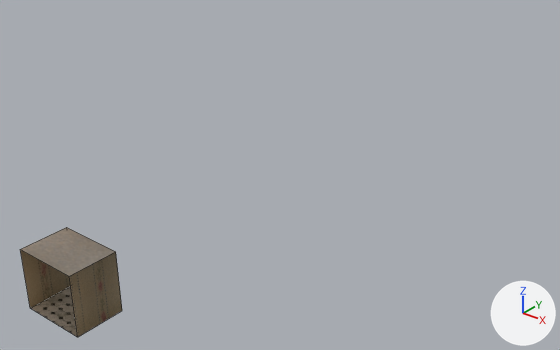
Renders of the Blender file Models/Blends/HallwaySegment.blend from each side of a commit.
One viewpoint serves both versions: a 50 mm camera at (41.5, -27.2, 33.5) aimed at (-4.8, 30.7, -2.4). Arrows for +X, +Y and +Z are at lower right; the lights stay in place. Mesh edges are drawn as thin lines.

Names of what the first picture shows: 'Hallway'.
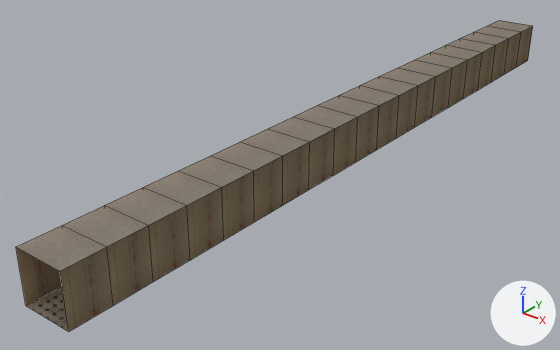
The change in detail:
me_cube_001 has 8 vertices, 4 faces and spans x -2.0..3.5, y -2.0..2.0, z 0.0..5.0.
me_cube_001 is used by ob_hallway; location (0.0, 0.0, 0.0).
me_cube_001 part 1: the whole mesh is scaled about its middle by (0.909, 1, 1), then moved by (-0.75, 0.0, 0.0).
Object 'Hallway' (ob_hallway) gains a ARRAY modifier named 'Array'.
Modifier setting: count = 20.
Modifier setting: constant_offset_displace = (0.0, 0.0, 0.0).
Modifier setting: relative_offset_displace = (0.0, 1.0, 0.0).

What differs and where, as boxes [x1, y1, x2, y2] in the pictures (560 x 350 px):
'Hallway', mesh rescaled, modifiers changed (403% wider, 182% taller)
    before: [20, 227, 122, 337]
    after: [16, 20, 533, 332]
